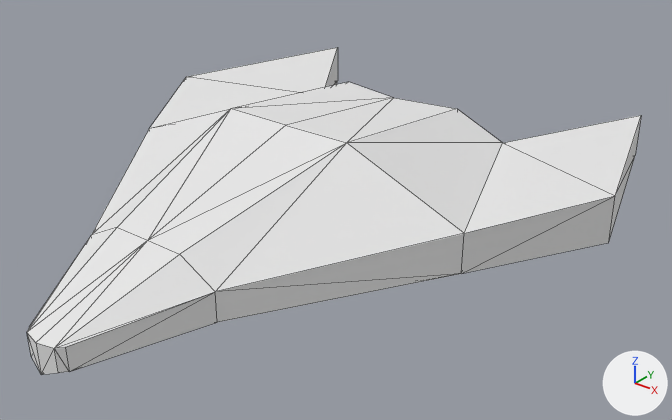
What one commit did to the OBJ model tests/assets/data/g3d/ship.obj.
The view is the same before and after, from a 50 mm camera at (1.294, -1.502, 0.892) aimed at (0.073, 0.025, -0.054). The lights are fixed; the arrows at lower right show +X, +Y and +Z. Mesh edges are drawn as thin lines. Where no turn or scale is listed for an object, it has been applied to the vertices.
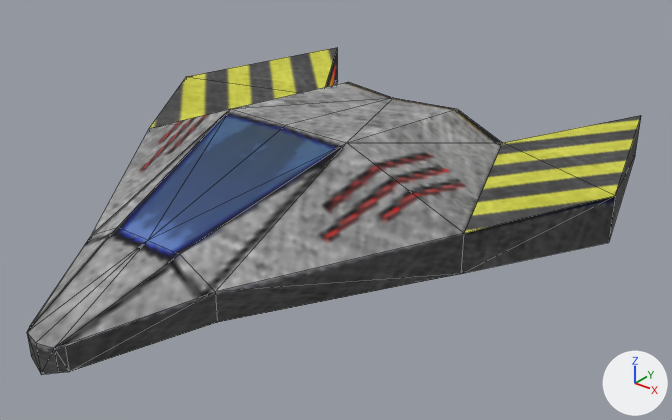
Commit message: retextured ship asset

What differs and where, as boxes (x1, y1, x2, y2) in the pictures (672 x 420 px):
'cube1', surface changed (white to grey): (27, 47, 641, 375) in both

The change in detail:
Picture 'ship.png' (img_ship_png) is new.
In material 'cube1_auv' (mat_cube1_auv), base_color is no longer (0.8, 0.8, 0.8), white #e7e7e7.
In material 'cube1_auv' (mat_cube1_auv), texture is now set to img_ship_png.
me_cube1 has 48 vertices, 92 faces and spans x -0.648..0.648, y -0.744..0.744, z -0.164..0.164.
me_cube1 is used by ob_cube1; location (0.0, 0.0, 0.0).
me_cube1 part 1: 92 kept faces spanning x -0.648..0.648, y -0.744..0.744, z -0.164..0.164 get new texture (UV) coordinates.
